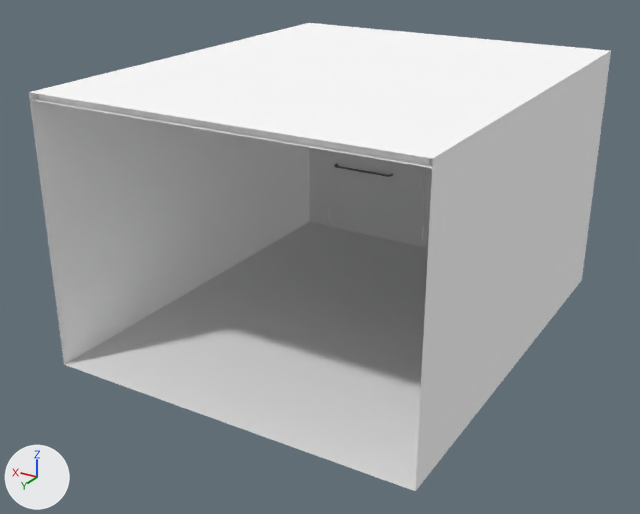
The Blender file models/valter-lab/src/valter-lab.blend, before and after one commit.
One viewpoint serves both versions: a camera (50 mm lens) standing at (-62.1, 97.9, 65.7) and looking at (2.1, -9.1, 12.2). The axes (+X, +Y, +Z) are drawn at lower left. The lights are the same throughout.

In view in the first picture: 'ceiling', 'ceilingLightBox', 'floor', 'leftWall', 'rearWall', 'rearWallDoorBigPart', 'rearWallDoorSmallPart', 'rightWall'.
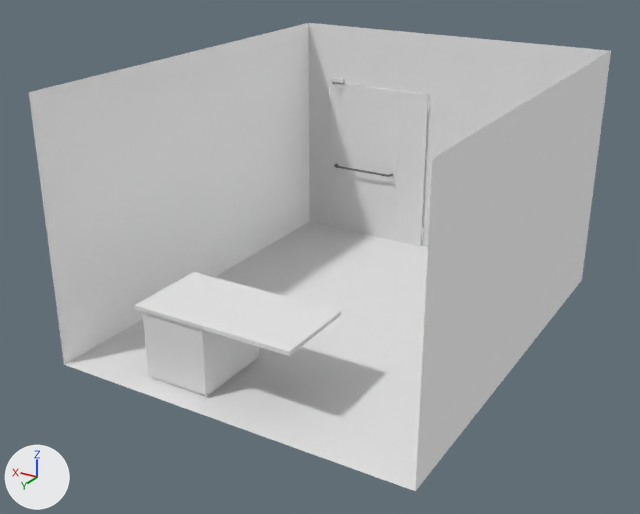
Commit message: Valter Lab table started

Where the newer file only moved an object's origin or applied its transform, the numbers keep the older frame.

Where the change shows, as pixel boxes (x1, y1, x2, y2) in the pictures (640 x 514 px):
'ceiling', hidden
    before: (30, 23, 610, 159)
'tableTop', added
    after: (135, 272, 341, 356)
'Plane', added
    after: (143, 312, 259, 397)
'ceilingLightBox', hidden
    before: (31, 94, 433, 168)
'rearWall', unchanged, uncovered by the edit
    before: (309, 147, 432, 247)
    after: (308, 23, 610, 247)

The change, as a list of edits to the scene's bpy script:
```text
Add mat_tabletopmaterial:
    mat_tabletopmaterial = diffuse_material('tableTopMaterial')
    mat_tabletopmaterial.base_color = (0.8, 0.8, 0.8)  # white #e7e7e7
Add me_plane_004:
    me_plane_004.from_pydata([(-12.6, -6.5, -0.2), (12.6, -6.5, -0.2), (-12.6, 6.5, -0.2), (12.6, 6.5, -0.2), (-12.6, -6.5, 0.5), (12.6, -6.5, 0.5), (-12.6, 6.5, 0.5), (12.6, 6.5, 0.5)], [], [(4, 5, 7, 6), (1, 3, 7, 5), (2, 0, 4, 6), (3, 2, 6, 7), (0, 1, 5, 4)])
    me_plane_004.polygons.foreach_set('use_smooth', [True] * 5)
    me_plane_004.materials.append(mat_tabletopmaterial)  # its picture is missing
Add me_plane_005:
    me_plane_005.from_pydata(...)  # 20 vertices, 17 faces; spans x -5.14..5.14, y -6.36..6.36, z -10.87..0.0
Change ob_ceilinglightbox:
    add ob_ceilinglightbox.hide_viewport = True
Change ob_ceiling:
    add ob_ceiling.hide_viewport = True
Add ob_tabletop:
    ob_tabletop = bpy.data.objects.new('tableTop', me_plane_004)
    ob_tabletop.location = (3.5, 10.4, 11.0)
    _m = ob_tabletop.modifiers.new('Bevel', 'BEVEL')
    _m.width = 0.052
    _m.width_pct = 0.052
    _m.segments = 9
    _m.limit_method = 'NONE'
    _m.profile = 0.791
    _m.spread = 0.0
Add ob_plane:
    ob_plane = bpy.data.objects.new('Plane', me_plane_005)
    ob_plane.location = (10.0, 10.3, 10.9)
```
